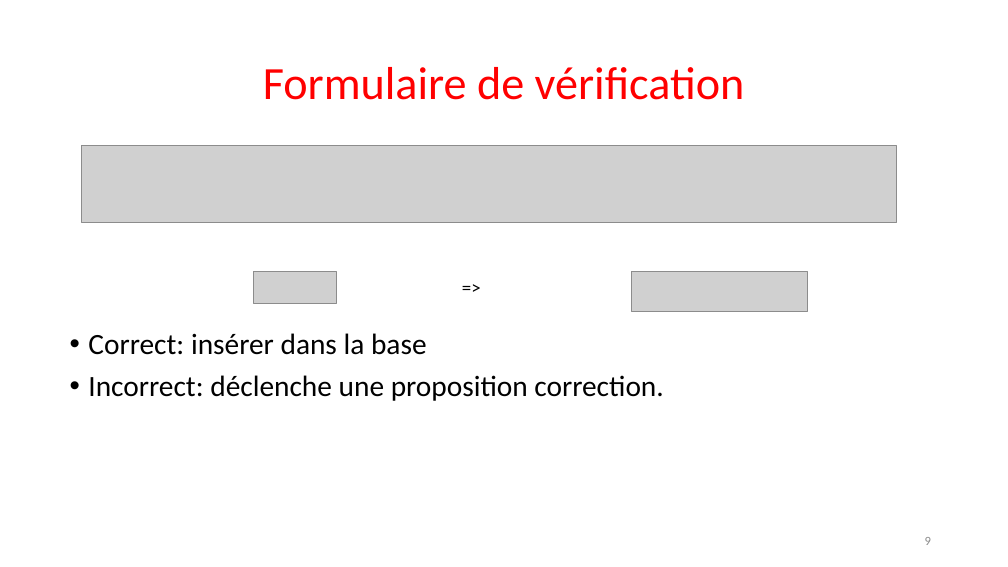
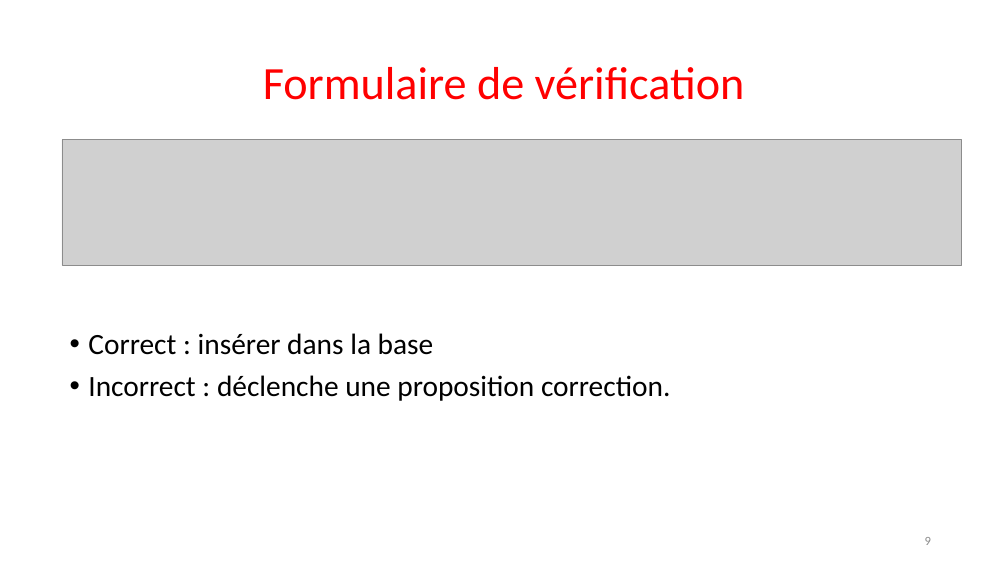
Before and after one commit to Sle3pingForest/StageL3, a slide deck: slide 9 of RapportNam/soutenance.pptx. Drawn at 1008x567 pixels with LibreOffice and Linux fonts; fonts in the diff are those of the drawing; grey boxes stand for pictures. Boxes give left, top, right and bottom in pixels: in the first picture for what was removed or moved away, otherwise in the second. Text is boxed around its words. In the diff, an @@ line names an element or a change of style, - is before the commit and + after.

```diff
--- a/RapportNam/soutenance.pptx
+++ b/RapportNam/soutenance.pptx
@@ picture: place and size @@
-picture at (81, 146, 896, 222)
+picture at (62, 140, 962, 265)
@@ picture removed at (253, 272, 336, 304) @@
@@ text removed at (389, 272, 549, 302) @@
-=>
@@ picture removed at (631, 272, 807, 312) @@
@@ text at (88, 333, 670, 401): spaces changed @@
-• Correct: insérer dans la base
-• Incorrect: déclenche une proposition correction.
+• Correct : insérer dans la base
+• Incorrect : déclenche une proposition correction.
```
Also in this commit, not shown: 9 other slides changed, 1 slide added, 1 slide removed.
